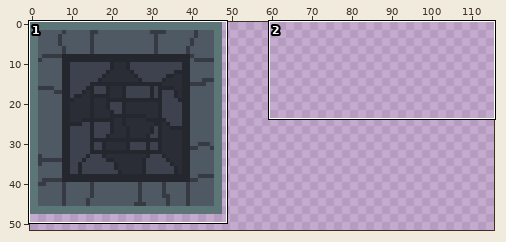
Edited in one commit: sprite sheet (Wizard Shadow 2D/Assets/Textures/Tilemap.png). The picture above shows the old version from afar; the outline marks the close-up.
Close-up. The starting point:
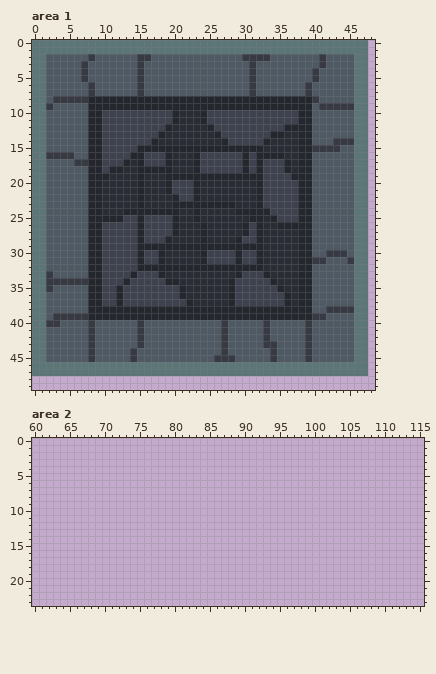
The file is 128x128 pixels. Colours within 5 levels of each other are drawn and written as one. Shown: area 1: x 0..48, y 0..49; area 2: x 60..115, y 0..23. The wide view leaves out empty margins.
Now the later version:
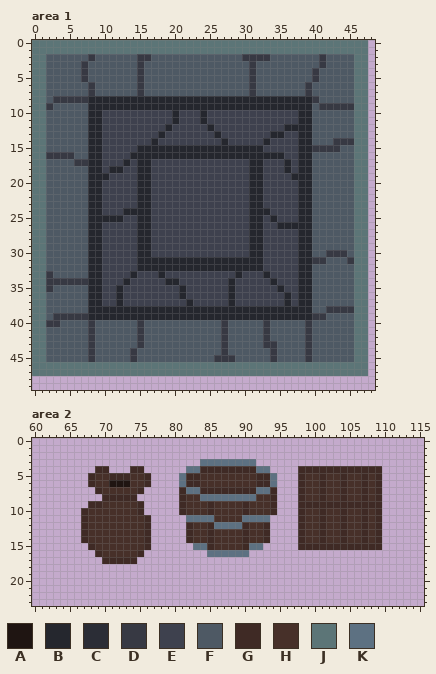
Palette (. is transparent): A #1f1512  B #25272e  C #2b2d36  D #373943  E #3e414e  F #4e5964  G #3f2a25  H #473029  J #5c7577  K #5d7182
Difference:
Area 1:
y 10..11: x 21..23 CCC -> EEE
y 12: x 20..24 CCCCC -> EEEEE
y 13: x 19..25 CCCCCCC -> EEEEEEE; x 36..37 CC -> EE
y 14: x 18..26 CCCCCCCCC -> EEEEEEEEE; x 34..37 CCCC -> EEEE
y 15: x 33..37 CCCCC -> EEEEE
y 16: x 16..18 EEE -> BBB; x 20..22 CCC -> BBB; x 24..29 EEEEEE -> BBBBBB; x 31 E -> B; x 36..37 CC -> EE
y 17: x 14 C -> E; x 16 E -> B; x 19..23 BCCCB -> EEEEE; x 30..31 BE -> EB; x 37 C -> E
y 18: x 13..14 CC -> EE; x 17..23 BBBCCCB -> EEEEEEE; x 30..31 BE -> EB; x 37 C -> E
y 19: x 11..14 CCCC -> EEEE; x 16..30 CCCBBBBBBBBBBBB -> BEEEEEEEEEEEEEE
y 20..21: x 10..14 CCCCC -> EEEEE; x 16..19 CCCB -> BEEE; x 23..31 BCCCCCCCC -> EEEEEEEEB
y 22: x 10..14 CCCCC -> EEEEE; x 16..20 CCCCB -> BEEEE; x 23..31 BCCCCCCCC -> EEEEEEEEB
y 23: x 10..14 CCCCC -> EEEEE; x 16..31 CCCCBBBBBBBBBCCC -> BEEEEEEEEEEEEEEB
y 24: x 10..12 CCC -> EEE; x 17..30 BBBBCCBCCCCCBB -> EEEEEEEEEEEEEE
y 25: x 16 E -> B; x 20..30 BCCBCCCCCCC -> EEEEEEEEEEE; x 33 C -> E
y 26: x 16 E -> B; x 20..31 BCCCBCCCCCBE -> EEEEEEEEEEEB; x 33..34 CC -> EE
y 27: x 16 E -> B; x 20..31 BCCCBCCCCCBE -> EEEEEEEEEEEB; x 33..37 CCCCC -> EEEEE
y 28: x 16 E -> B; x 19..29 BCCCCBCCCCB -> EEEEEEEEEEE; x 31 E -> B; x 33..37 CCCCC -> EEEEE
y 29: x 17..30 BBBBBBBBBBBBBB -> EEEEEEEEEEEEEE; x 33..37 CCCCC -> EEEEE
y 30: x 16 E -> B; x 18..24 BCCCCCB -> EEEEEEE; x 29 B -> E; x 31 E -> B; x 33..37 CCCCC -> EEEEE
y 31: x 16..17 EE -> BB; x 19..23 CCCCC -> BBBBB; x 25..28 EEEE -> BBBB; x 30..31 EE -> BB; x 33..37 CCCCC -> EEEEE
y 32: x 33..37 CCCCC -> EEEEE
y 33: x 19..28 CCCCCCCCCC -> EEEEEEEEEE; x 34..37 CCCC -> EEEE
y 34: x 21..27 CCCCCCC -> EEEEEEE; x 35..37 CCC -> EEE
y 35: x 22..27 CCCCCC -> EEEEEE; x 36..37 CC -> EE
y 36: x 22..27 CCCCCC -> EEEEEE; x 37 C -> E
y 37: x 23..27 CCCCC -> EEEEE; x 37 C -> E
Area 2:
y 3: x 84..91 ........ -> KKKKKKKK
y 4: x 69..70 .. -> GG; x 74..75 .. -> GG; x 82..93 ............ -> KKGGGGGGGGKK; x 98..109 ............ -> GGGGGGGGGGGG
y 5: x 68..76 ......... -> GHHGGGHHG; x 81..94 .............. -> KGGHHHHHHHHGGK; x 98..109 ............ -> GHHGHHGHHGHG
y 6: x 68..76 ......... -> GHHAAAHHG; x 81..94 .............. -> KGGHHHHHHHHGGK; x 98..109 ............ -> GHHGHHGHHGHG
y 7: x 69..75 ....... -> GHHHHHG; x 81..94 .............. -> GKKGGGGGGGGKKG; x 98..109 ............ -> GHHGHHGHHGHG
y 8: x 70..74 ..... -> GGGGG; x 81..94 .............. -> GHHKKKKKKKKHHG; x 98..109 ............ -> GHHGHHGHHGHG
y 9: x 68..75 ........ -> GGHHHHHG; x 81..94 .............. -> GHHHGHHHHGHHHG; x 98..109 ............ -> GGGGGGGGGGGG
y 10: x 67..75 ......... -> GHHHHHHHG; x 81..94 .............. -> GHHHGHHHHGHHHG; x 98..109 ............ -> GHHGHHGHHGHG
y 11: x 67..76 .......... -> GHHHHHHHHG; x 82..93 ............ -> KKKKHHHHKKKK; x 98..109 ............ -> GHHGHHGHHGHG
y 12: x 67..76 .......... -> GHHHHHHHHG; x 82..93 ............ -> GHHGKKKKGHHG; x 98..109 ............ -> GHHGHHGHHGHG
y 13..14: x 67..76 .......... -> GHHHHHHHHG; x 82..93 ............ -> GHHGHHHHGHHG; x 98..109 ............ -> GHHGHHGHHGHG
y 15: x 68..76 ......... -> GHHHHHHHG; x 83..92 .......... -> KKGHHHHGKK; x 98..109 ............ -> GGGGGGGGGGGG
y 16: x 69..75 ....... -> GHHHHHG; x 85..90 ...... -> KKKKKK
y 17: x 70..74 ..... -> GGGGG
Changed places in both close-ups, as pixel boxes (x1, y1, x2, y2):
changed: (102, 110, 298, 306)
added: (179, 459, 382, 557)
added: (81, 466, 151, 564)
